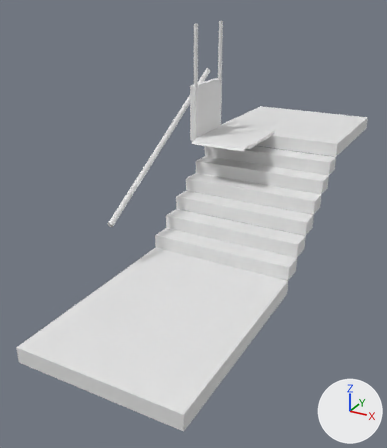
The COLLADA model src/commonMain/resources/StairLift.dae: old version first, new version second.
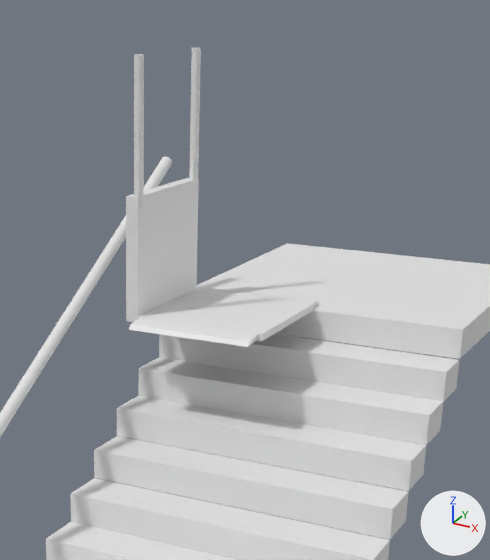
Each version is shown whole from a camera (50 mm lens) standing at (5.11, -7.51, 5.39) and looking at (0.11, 1.59, 0.84), then close up on the part from 35% to 90% of the width and 0% to 55% of the height. Every picture has the same lights, and +X, +Y and +Z are marked at lower right. Where no turn or scale is listed for an object, it has been applied to the vertices.
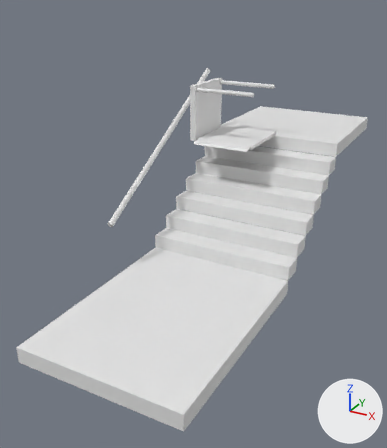
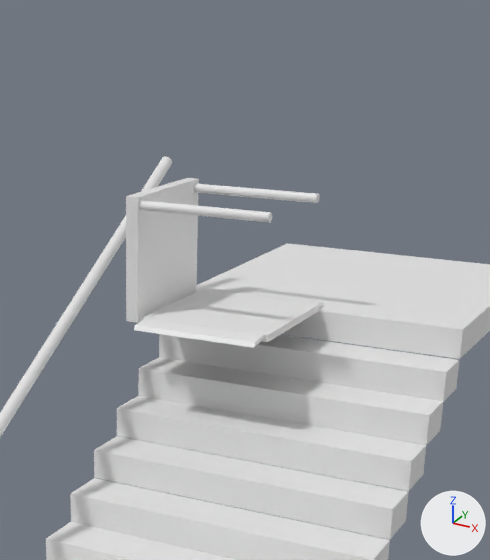
ob_foldable_platform is not drawn itself; it is the parent of ob_base, ob_higher_flap.
ob_barriers is not drawn itself; it is the parent of ob_cylinder, ob_cylinder_001.

Where the change shows, as pixel boxes [x1, y1, x2, y2] in the close-ups (490 x 560 px):
```json
{"object": "Base", "change": "moved", "before": [137, 289, 314, 341], "after": [142, 290, 320, 342]}
{"object": "Cylinder", "change": "turned", "before": [134, 54, 144, 207], "after": [139, 200, 272, 223]}
{"object": "Cylinder.001", "change": "turned", "before": [189, 48, 201, 189], "after": [194, 183, 320, 203]}
{"object": "Lower flap", "change": "moved", "before": [129, 317, 259, 347], "after": [134, 318, 264, 348]}
{"object": "Higher flap", "change": "moved", "before": [202, 288, 319, 306], "after": [207, 288, 324, 307]}
```

Scene script edits in JSON lines:
```json
{"op": "set", "path": "ob_foldable_platform.location", "old": "(0.0, 0.469, 0.139)", "new": "(-1.302, 0.469, 0.139)"}
{"op": "set", "path": "ob_base.location", "old": "(-0.68, 0.678, -0.035)", "new": "(0.683, 0.678, -0.035)"}
{"op": "set", "path": "ob_lower_flap.location", "old": "(0.68, 3.102, 2.242)", "new": "(0.735, 3.109, 2.242)"}
{"op": "set", "path": "ob_higher_flap.location", "old": "(0.0, 1.358, 0.0)", "new": "(1.363, 1.351, 0.0)"}
{"op": "set", "path": "ob_barriers.rotation_euler", "old": "(0.0, -1.571, 0.0)", "new": "(0.0, 0.0, 0.0)", "note": "degrees (0, -90, 0) -> degrees (0, 0, 0)"}
```
